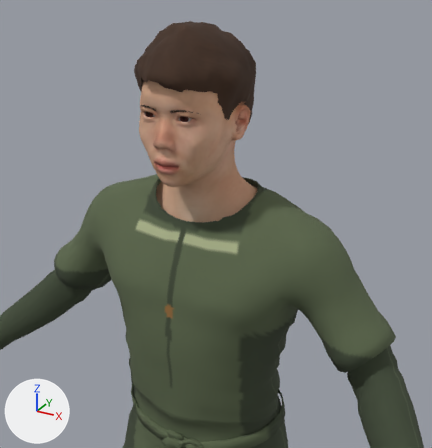
One commit to the glTF model apps/client/src/props/art-study/source-orin/orin-field-tunic-motion.glb: the scene before it, then after it.
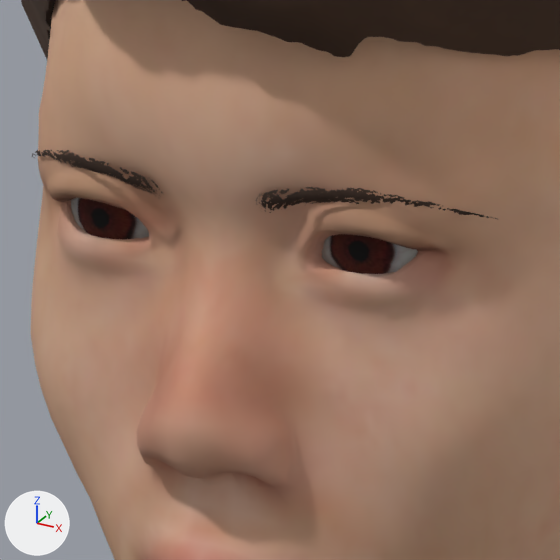
Old and new are each drawn from a 50 mm camera at (0.545, -0.857, 1.945) aimed at (0.107, -0.061, 1.547) and again close up on the part from 31% to 49% of the width and 19% to 36% of the height. The axes (+X, +Y, +Z) are drawn at lower left. The lights are the same throughout. The first two pictures are the older version. Where no turn or scale is listed for an object, it has been applied to the vertices.

The older version as bpy lines, for what is in view:
```python
me_base = bpy.data.meshes.new('base')
me_base.from_pydata(...)  # 7453 vertices, 14724 faces; spans x -0.576..0.576, y -0.373..0.065, z 0.965..1.818
me_base.materials.append(mat_orin_field_tunic_painted)  # picture img_young_lightskinned_male_diffuse3
me_low_poly = bpy.data.meshes.new('low-poly')
me_low_poly.from_pydata(...)  # 96 vertices, 172 faces; spans x -0.0505..0.0505, y -0.1588..-0.1331, z 1.6806..1.7121
me_low_poly.materials.append(mat_orin_field_tunic_low_poly_painted)  # picture img_brown_eye
me_short02 = bpy.data.meshes.new('short02')
me_short02.from_pydata(...)  # 1755 vertices, 3344 faces; spans x -0.103..0.097, y -0.184..0.068, z 1.598..1.836
me_short02.materials.append(mat_orin_field_tunic_short02_painted)
ob_orin_field_tunic_1 = bpy.data.objects.new('Orin field-tunic', me_base)
ob_orin_field_tunic_1.location = (-0.0003, 0.1206, 0.014)
ob_orin_field_tunic_low_poly = bpy.data.objects.new('Orin field-tunic.low-poly', me_low_poly)
ob_orin_field_tunic_low_poly.location = (-0.0003, 0.1206, 0.014)
ob_orin_field_tunic_short02 = bpy.data.objects.new('Orin field-tunic.short02', me_short02)
ob_orin_field_tunic_short02.location = (-0.0003, 0.1206, 0.014)
# also in view: 'Orin field-tunic.eyebrow001' at (0.0, -0.031, 1.72)
```
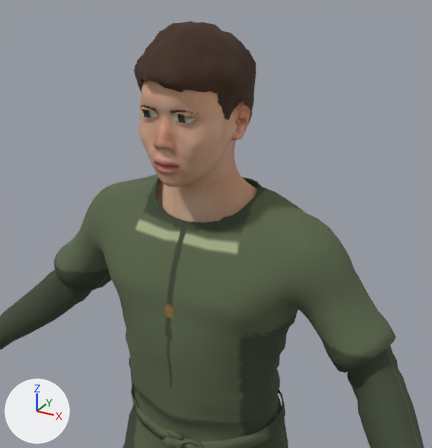
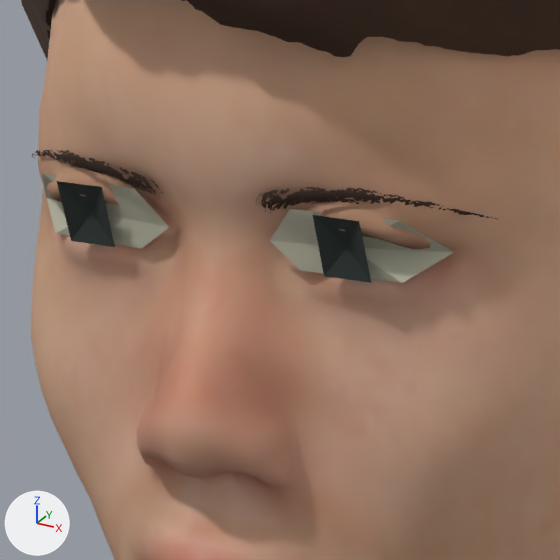
Location of each change, [x1, y1, x2, y2] in pixels of the close-ups (560 x 560 px):
'Orin eye accents', added: after [43, 174, 454, 283]
'Orin field-tunic.low-poly', unchanged, covered by the edit: before [71, 198, 418, 274]

The change, as a list of edits to the scene's bpy script:
```text
Add mat_orin_eye_accents_palette:
    mat_orin_eye_accents_palette = bpy.data.materials.new('Orin eye accents palette')
    mat_orin_eye_accents_palette.use_nodes = True; mat_orin_eye_accents_palette.node_tree.nodes.clear()
    _N = mat_orin_eye_accents_palette.node_tree.nodes; _L = mat_orin_eye_accents_palette.node_tree.links
    n0 = _N.new('ShaderNodeBsdfPrincipled'); n0.name = 'Principled BSDF'
    n0.inputs[2].default_value = 0.9  # 'Roughness'
    n1 = _N.new('ShaderNodeOutputMaterial'); n1.name = 'Material Output'
    n2 = _N.new('ShaderNodeVertexColor'); n2.name = 'Color Attribute'
    _L.new(n0.outputs[0], n1.inputs[0])  # 'BSDF' to 'Surface'
    _L.new(n2.outputs[0], n0.inputs[0])  # 'Color' to 'Base Color'
Add me_orin_eye_accents:
    me_orin_eye_accents.from_pydata(...)  # 24 vertices, 20 faces; spans x -0.0548..0.0548, y -0.1666..-0.1508, z 1.6902..1.7048
    me_orin_eye_accents.materials.append(mat_orin_eye_accents_palette)
Add ob_orin_eye_accents:
    ob_orin_eye_accents = bpy.data.objects.new('Orin eye accents', me_orin_eye_accents)
    ob_orin_eye_accents.location = (-0.0003, 0.1206, 0.014)
```
